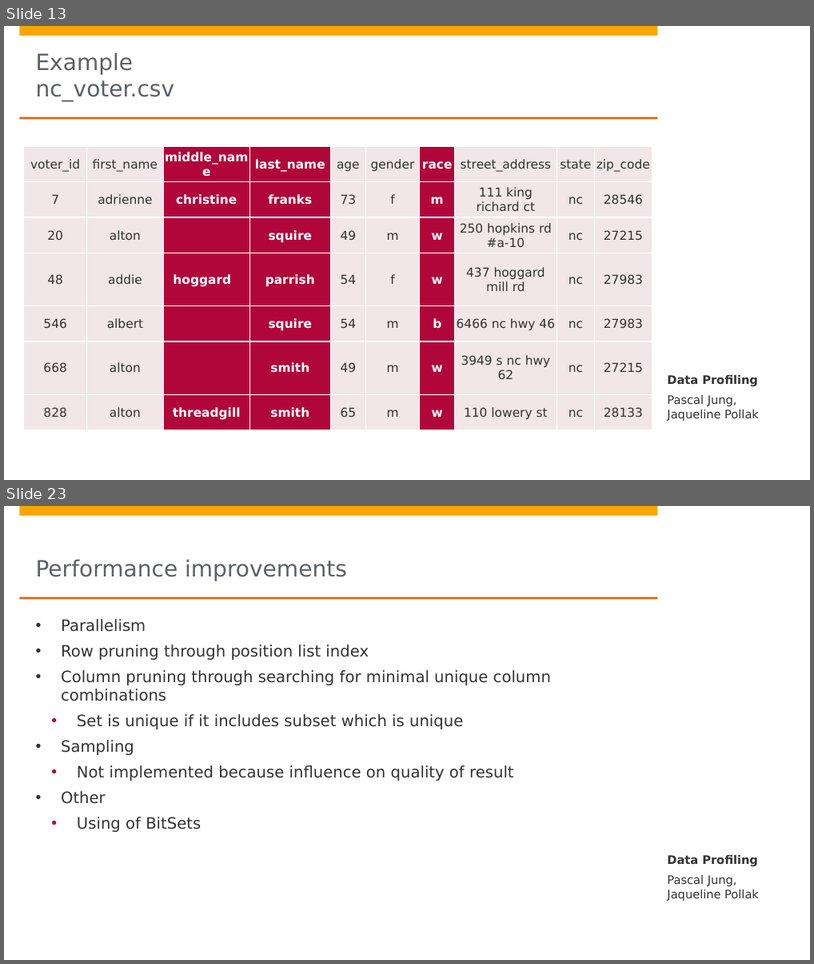
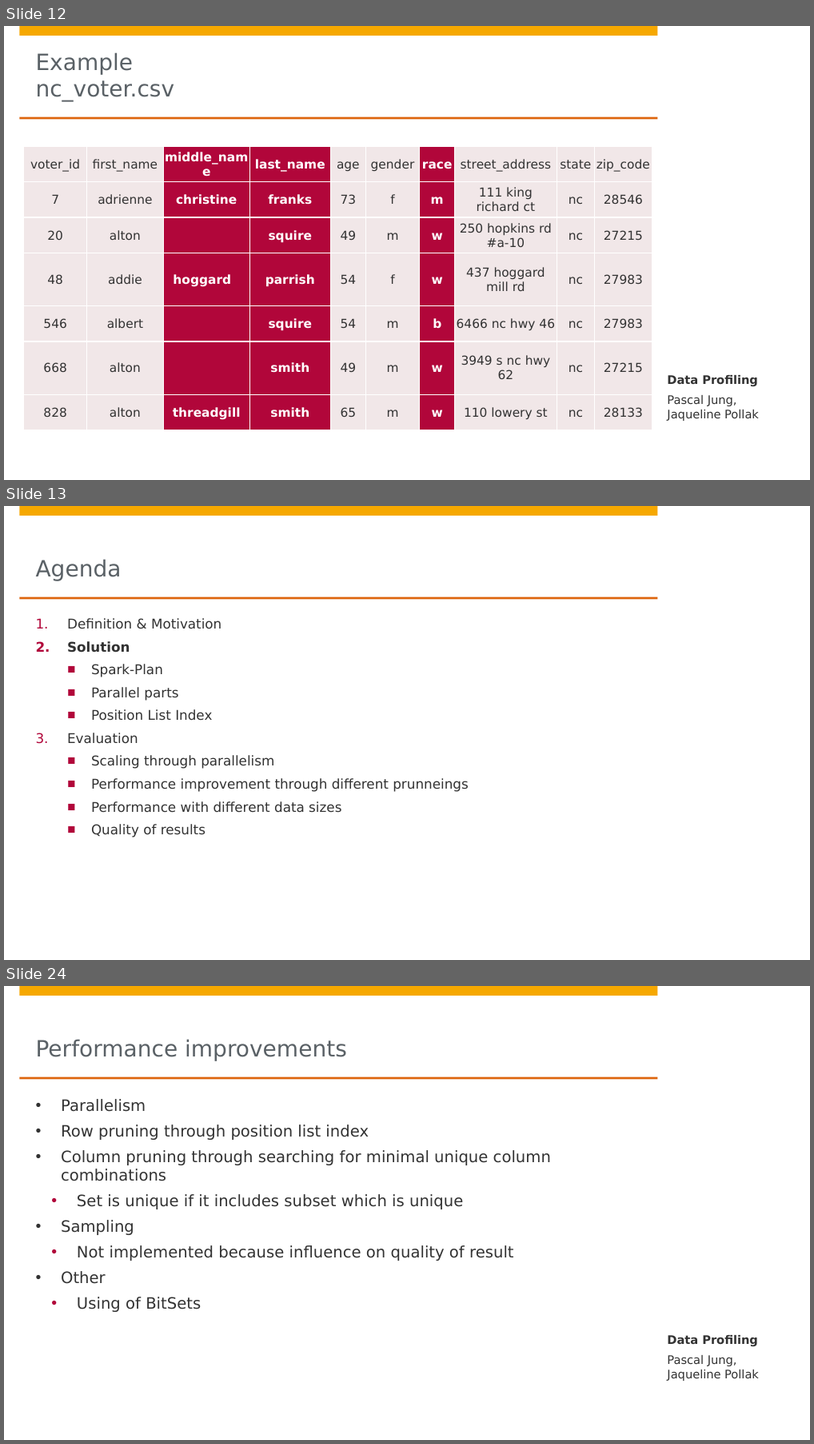
Before and after one commit to DBDA15/data-profiling, a slide deck: presentation.pptx. Shown one above the other, each under a label of ours: slides 13 and 23 before the commit, slides 12, 13 and 24 after it; the slides between them are not shown. The pictures are 814x964 and 814x1444 pixels, drawn with LibreOffice and Linux fonts; fonts in the diff are those of the drawing; background and template pictures are left out. Boxes give left, top, right and bottom in pixels: in the first picture for what was removed or moved away, otherwise in the second. Text is boxed around its words. In the diff, an @@ line names an element or a change of style, - is before the commit and + after.

Commit message:
add more spark specific slides - except for evaluation presentation is done

```diff
--- a/presentation.pptx
+++ b/presentation.pptx
@@ slide 13 added at box(4, 506, 810, 960), background #FFFFFF; not listed: 4 template elements that a slide beside it also shows @@
@@ title added at box(36, 559, 122, 581), 20 pt, text #5A6166 @@
+Agenda
@@ text added at box(67, 618, 468, 837), 12 pt, text #323232 @@
+1. Definition & Motivation
+2. Solution
+  ■ Spark-Plan
+  ■ Parallel parts
+  ■ Position List Index
+3. Evaluation
+  ■ Scaling through parallelism
+  ■ Performance improvement through different prunneings
+  ■ Performance with different data sizes
+  ■ Quality of results
@@ what was slide 13 is now slide 12 @@
@@ what was slide 23 is now slide 24 @@
```
Also in this commit, not shown: 11 slides changed, 3 other slides added, 2 slides removed.
